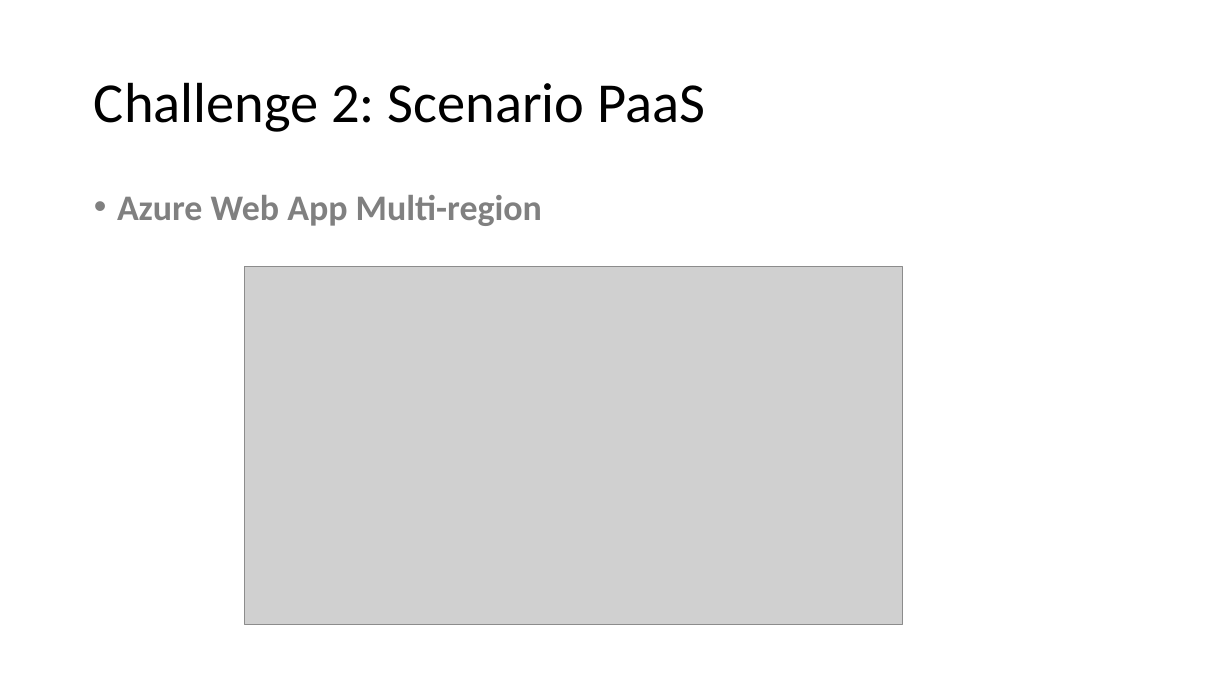
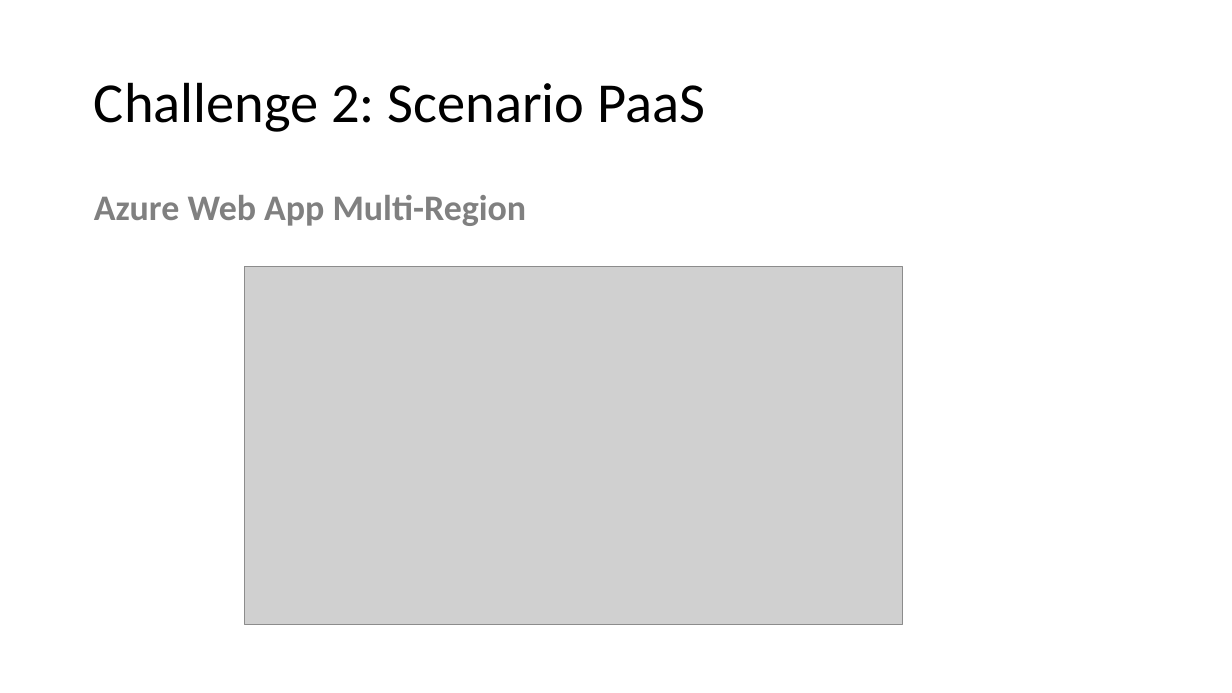
Before and after one commit to masmawi/MultiCloud, a slide deck: slide 12 of Multi-cloud Orchestration with Terraform.pptx. Drawn at 1232x693 pixels with LibreOffice and Linux fonts; fonts in the diff are those of the drawing; grey boxes stand for pictures. Boxes give left, top, right and bottom in pixels: in the first picture for what was removed or moved away, otherwise in the second. Text is boxed around its words. In the diff, an @@ line names an element or a change of style, - is before the commit and + after.

```diff
--- a/Multi-cloud Orchestration with Terraform.pptx
+++ b/Multi-cloud Orchestration with Terraform.pptx
@@ text at (x1=94, y1=195, x2=527, y2=226): text changed @@
-• Azure Web App Multi-region
+Azure Web App Multi-Region
```
Also in this commit, not shown: 1 other slide changed, 3 slides added, 2 slides removed.
